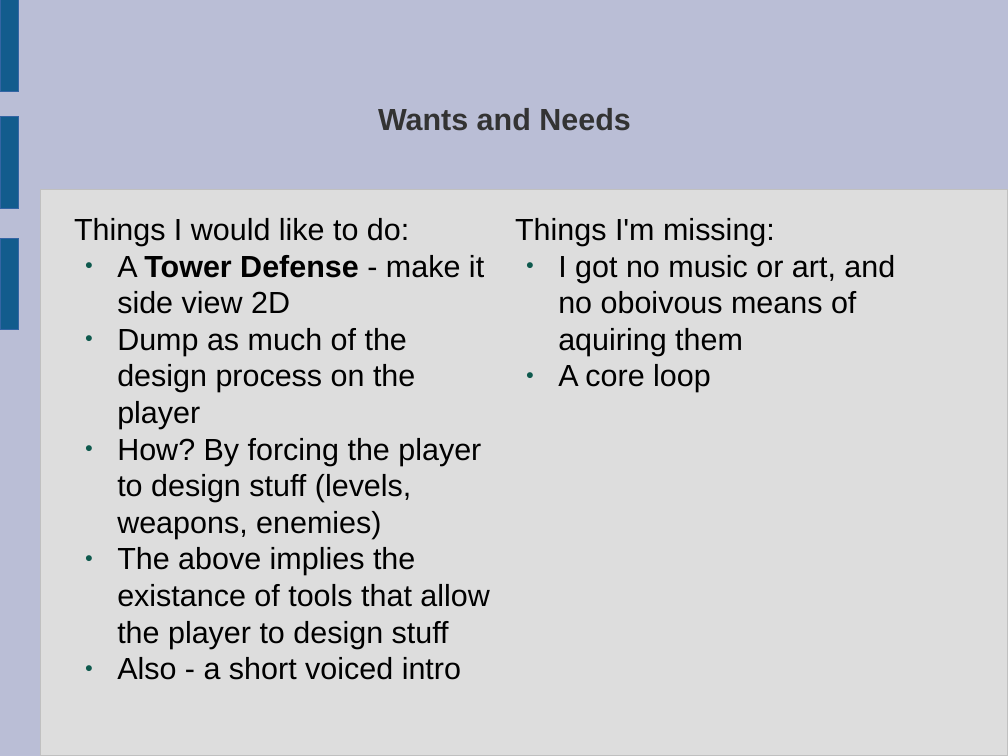
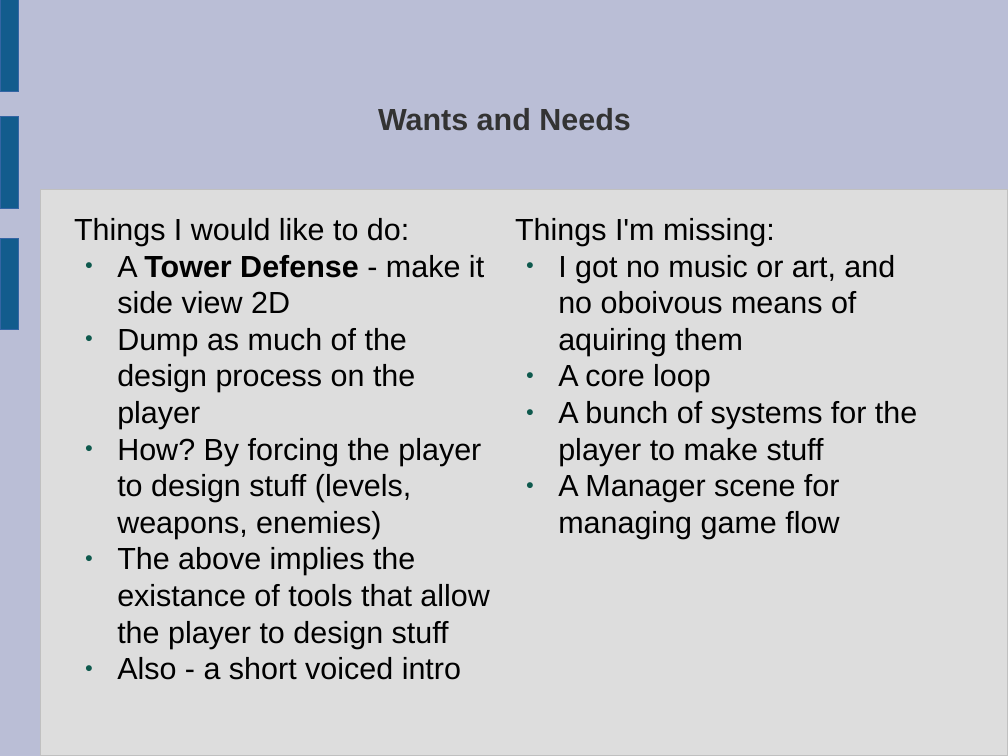
Before and after one commit to ktosox/GWJ68, a slide deck: slide 2 of GDD.odp. Drawn at 1008x756 pixels with LibreOffice and Linux fonts; fonts in the diff are those of the drawing. Boxes give left, top, right and bottom in pixels: in the first picture for what was removed or moved away, otherwise in the second. Text is boxed around its words. In the diff, an @@ line names an element or a change of style, - is before the commit and + after.

```diff
--- a/GDD.odp
+++ b/GDD.odp
@@ text at box(558, 401, 917, 539): paragraphs added @@
+● A bunch of systems for the player to make stuff
+● A Manager scene for managing game flow
```
Also in this commit, not shown: 1 other slide changed, 4 slides added, 1 slide removed, 20 other files.
